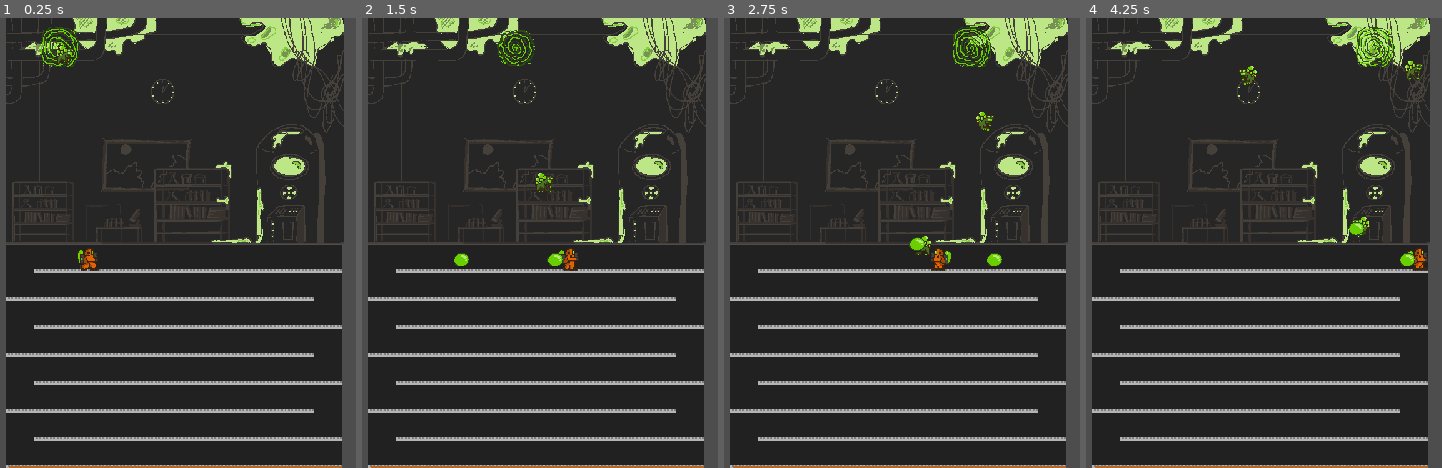
Above: before the commit, frames 1-4 (left to right).
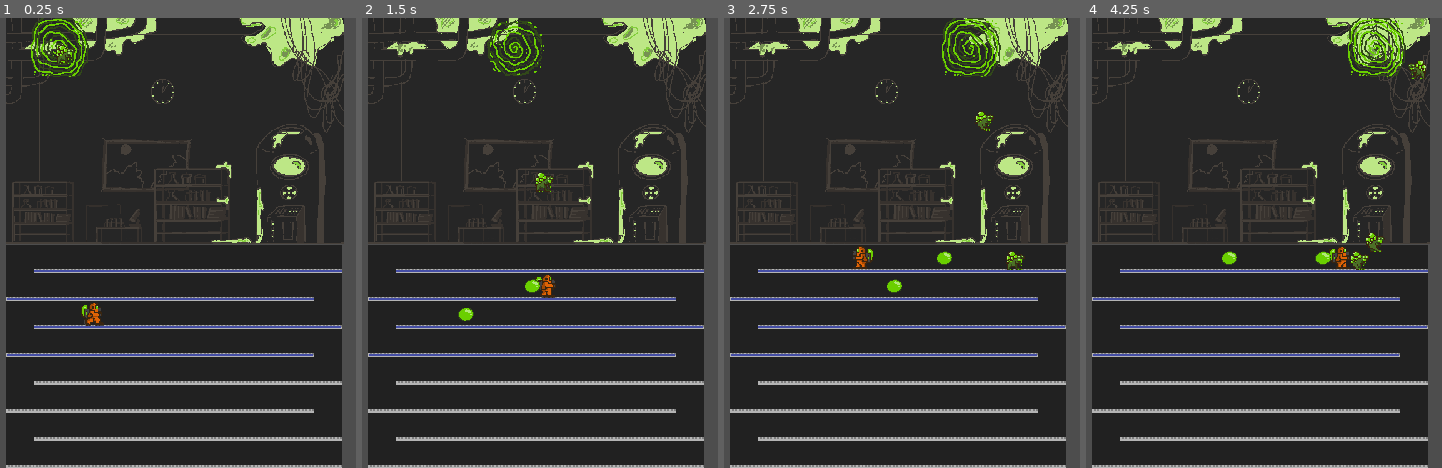
Above: after the commit, the same moments.

Repository: KrolPolski/Finnish-Game-Jam-2025
Game: Godot game, scene res://scenes/level_1.tscn
Same seed, same stepped clock (60 frames per second), same inputs: the game is played once before the commit and once after it.
Inputs:
- Up to frame 1 (0.25 s): no input
- Up to frame 2 (1.5 s): tap Enter at 0.5 s; hold D (move_right) from 0.53 s (still down); tap Space (drop_bubble) at 0.6, 1.35 s; tap W (climb_up) at 0.77 s
- Up to frame 3 (2.75 s): tap W (climb_up) at 1.52 s; release D (move_right) at 2.03 s; hold A (move_left) from 2.03 s (still down); tap Space (drop_bubble) at 2.1 s
- Up to frame 4 (4.25 s): release A (move_left) at 2.78 s; hold D (move_right) from 2.78 s (still down); tap Space (drop_bubble) at 2.85, 3.6 s; tap W (climb_up) at 3.02, 3.77 s

The runs differ from the first frame. In frame 1, 3.3% of the frame differs, in the area x 1-97%, y 0-100%; in frame 2, 3.5%; in frame 3, 4.0%; in frame 4, 4.3%.

Commit message:
Scoreing system started, portal size and speed fixed. Platform climbing fixed

Diff:
--- a/player_movement.gd
+++ b/player_movement.gd
@@ -45,6 +45,8 @@
 		instance.add_to_group("bubble")
 		main.add_child.call_deferred(instance)
 		$AnimatedSprite2D.play("player_shoot")
+		get_parent().get_node("Portal2").score -= 5
+		print(get_parent().get_node("Portal2").score)
 
 
 
--- a/scenes/area_2d.gd
+++ b/scenes/area_2d.gd
@@ -2,8 +2,9 @@
 
 
 @export var mob_scene: PackedScene
+@export var score = 0
 # Called when the node enters the scene tree for the first time.
-var SPEED = 2
+var SPEED = 1
 var canSpawn = true
 var mob_kill_list = null
 func _ready() -> void:
@@ -30,15 +31,16 @@
 func _physics_process(delta: float):
 	position.x += SPEED
 	if position.x >= 870:
-		SPEED -=2
+		SPEED -=1
 	if position.x <= 420:
-		SPEED +=2
+		SPEED +=1
 	if !canSpawn:
 		mob_kill_list = self.get_overlapping_bodies()
 	if (mob_kill_list):
 		for mob in mob_kill_list:
 			if mob.is_in_group("mob"):
 				mob.queue_free()
+				score += 100
 		mob_kill_list = null
 #func _on_area_entered(area: Area2D) -> void:
 	#print(area.name)
--- a/scenes/level_1.tscn
+++ b/scenes/level_1.tscn
@@ -1,24 +1,24 @@
 [gd_scene load_steps=35 format=4 uid="uid://clo6cylv8dslo"]
 
-[ext_resource type="Texture2D" uid="uid://dt1nj7g68opvd" path="res://assets/tilesets/level1_floor.png" id="1_qvcpk"]
-[ext_resource type="Texture2D" uid="uid://1jkauo3ttphr" path="res://assets/tilesets/level1_sky.png" id="2_xi0ms"]
+[ext_resource type="Texture2D" uid="uid://bmetur3enq5ta" path="res://assets/tilesets/level1_floor.png" id="1_qvcpk"]
+[ext_resource type="Texture2D" uid="uid://dihyvyn3nojjp" path="res://assets/tilesets/level1_sky.png" id="2_xi0ms"]
 [ext_resource type="Script" path="res://scenes/area_2d.gd" id="3_lbnyv"]
 [ext_resource type="PackedScene" uid="uid://cmfrpqlcr1vws" path="res://scenes/mob.tscn" id="4_mkim1"]
-[ext_resource type="Texture2D" uid="uid://dbuwcqmu0gx0i" path="res://assets/character_sprites/portal_sprite_1.png" id="5_2et8h"]
+[ext_resource type="Texture2D" uid="uid://cntogede18app" path="res://assets/character_sprites/portal_sprite_1.PNG" id="5_2et8h"]
 [ext_resource type="Script" path="res://player_movement.gd" id="6_dhlg7"]
-[ext_resource type="Texture2D" uid="uid://cmacqhlndod8a" path="res://assets/character_sprites/portal_sprite_2.png" id="7_asnly"]
-[ext_resource type="Texture2D" uid="uid://cl0kb31nuay68" path="res://assets/character_sprites/player_sprite_1.png" id="7_ayfcc"]
-[ext_resource type="Texture2D" uid="uid://duci0ua3wghax" path="res://assets/character_sprites/portal_sprite_3.png" id="8_5ae38"]
-[ext_resource type="Texture2D" uid="uid://cfnr0kgxx50q1" path="res://assets/character_sprites/portal_sprite_4.png" id="9_o4q1q"]
-[ext_resource type="Texture2D" uid="uid://s3cgmf20cj78" path="res://assets/character_sprites/portal_sprite_orange_1.png" id="10_eh26s"]
-[ext_resource type="Texture2D" uid="uid://bmeejg3s0dxe2" path="res://assets/character_sprites/portal_sprite_orange_2.png" id="11_sixkw"]
-[ext_resource type="Texture2D" uid="uid://bdisuabeutipt" path="res://assets/character_sprites/portal_sprite_orange_3.png" id="12_ji7kh"]
-[ext_resource type="Texture2D" uid="uid://dxkdnhlp27p0f" path="res://assets/character_sprites/player_sprite_2.png" id="12_lx1n1"]
-[ext_resource type="Texture2D" uid="uid://dng46w2qobh7x" path="res://assets/tilesets/background_light.png" id="12_qxyaj"]
-[ext_resource type="Texture2D" uid="uid://dvxpj0mcrehxg" path="res://assets/character_sprites/portal_sprite_orange_4.png" id="13_06o7i"]
-[ext_resource type="Texture2D" uid="uid://cxgf4ca15vibu" path="res://assets/character_sprites/player_sprite_3.png" id="13_mh742"]
-[ext_resource type="Texture2D" uid="uid://b7udvo4usfkrw" path="res://assets/character_sprites/player_sprite_4.png" id="14_jtbev"]
-[ext_resource type="Texture2D" uid="uid://b70rru1mwvv0g" path="res://assets/character_sprites/player_shoot.png" id="15_yk8us"]
+[ext_resource type="Texture2D" uid="uid://cyjdseumsoe3s" path="res://assets/character_sprites/portal_sprite_2.PNG" id="7_asnly"]
+[ext_resource type="Texture2D" uid="uid://fd2tnrtxhw80" path="res://assets/character_sprites/player_sprite_1.png" id="7_ayfcc"]
+[ext_resource type="Texture2D" uid="uid://bb03ujc00kj4n" path="res://assets/character_sprites/portal_sprite_3.PNG" id="8_5ae38"]
+[ext_resource type="Texture2D" uid="uid://c82qp0eyhpevo" path="res://assets/character_sprites/portal_sprite_4.PNG" id="9_o4q1q"]
+[ext_resource type="Texture2D" uid="uid://nhhprx8nrcuq" path="res://assets/character_sprites/portal_sprite_orange_1.png" id="10_eh26s"]
+[ext_resource type="Texture2D" uid="uid://bkuh3yms88xp4" path="res://assets/character_sprites/portal_sprite_orange_2.png" id="11_sixkw"]
+[ext_resource type="Texture2D" uid="uid://5merfvld5hsf" path="res://assets/character_sprites/portal_sprite_orange_3.png" id="12_ji7kh"]
+[ext_resource type="Texture2D" uid="uid://bdbdo6pc4gota" path="res://assets/character_sprites/player_sprite_2.png" id="12_lx1n1"]
+[ext_resource type="Texture2D" uid="uid://dbwrywrg0gum6" path="res://assets/tilesets/background_light.png" id="12_qxyaj"]
+[ext_resource type="Texture2D" uid="uid://cxi7jk0v57d1a" path="res://assets/character_sprites/portal_sprite_orange_4.png" id="13_06o7i"]
+[ext_resource type="Texture2D" uid="uid://bsvq77vpn5xku" path="res://assets/character_sprites/player_sprite_3.png" id="13_mh742"]
+[ext_resource type="Texture2D" uid="uid://cypi0ku4cwdne" path="res://assets/character_sprites/player_sprite_4.png" id="14_jtbev"]
+[ext_resource type="Texture2D" uid="uid://bvmue4b3j7ge8" path="res://assets/character_sprites/player_shoot.png" id="15_yk8us"]
 
 [sub_resource type="TileSetAtlasSource" id="TileSetAtlasSource_suouw"]
 texture = ExtResource("1_qvcpk")
@@ -78,7 +78,7 @@
 }]
 
 [sub_resource type="RectangleShape2D" id="RectangleShape2D_7p0mf"]
-size = Vector2(19.0126, 37.7793)
+size = Vector2(19.0126, 31.6811)
 
 [sub_resource type="SpriteFrames" id="SpriteFrames_mhqvf"]
 animations = [{
@@ -108,17 +108,17 @@
 "speed": 5.0
 }]
 
-[sub_resource type="CapsuleShape2D" id="CapsuleShape2D_00mx3"]
-radius = 9.36279
+[sub_resource type="RectangleShape2D" id="RectangleShape2D_psi11"]
+size = Vector2(21.3691, 31.3623)
 
 [sub_resource type="RectangleShape2D" id="RectangleShape2D_f417m"]
 size = Vector2(348.279, 47.1943)
 
 [sub_resource type="RectangleShape2D" id="RectangleShape2D_1nnb0"]
-size = Vector2(348.004, 141.243)
+size = Vector2(348.004, 179.318)
 
 [sub_resource type="RectangleShape2D" id="RectangleShape2D_crxav"]
-size = Vector2(347.628, 70.7914)
+size = Vector2(347.628, 98.322)
 
 [sub_resource type="RectangleShape2D" id="RectangleShape2D_1aje3"]
 size = Vector2(1415.79, 44)
@@ -153,6 +153,7 @@
 [node name="Portal2" type="Area2D" parent="."]
 top_level = true
 position = Vector2(419, 47)
+scale = Vector2(1.49919, 1.50061)
 script = ExtResource("3_lbnyv")
 mob_scene = ExtResource("4_mkim1")
 metadata/_edit_group_ = true
@@ -172,7 +173,7 @@
 autostart = true
 
 [node name="PortalTimer" type="Timer" parent="Portal2"]
-wait_time = 20.0
+wait_time = 10.0
 autostart = true
 
 [node name="AnimatedSprite2D" type="AnimatedSprite2D" parent="Portal2"]
@@ -185,7 +186,7 @@
 
 [node name="Player" type="CharacterBody2D" parent="."]
 top_level = true
-position = Vector2(498, 385)
+position = Vector2(505, 474)
 scale = Vector2(1.49528, 1.14788)
 collision_mask = 3
 script = ExtResource("6_dhlg7")
@@ -198,7 +199,7 @@
 [node name="player_area" type="Area2D" parent="Player"]
 
 [node name="CollisionShape2D" type="CollisionShape2D" parent="Player/player_area"]
-position = Vector2(-5.49368, -2.88965)
+position = Vector2(-5.49368, 0.159485)
 shape = SubResource("RectangleShape2D_7p0mf")
 
 [node name="AnimatedSprite2D" type="AnimatedSprite2D" parent="Player"]
@@ -208,10 +209,11 @@
 animation = &"player_shoot"
 
 [node name="CollisionShape2D" type="CollisionShape2D" parent="Player"]
-position = Vector2(-5.35018, -0.871171)
-shape = SubResource("CapsuleShape2D_00mx3")
+position = Vector2(-4.66565, 0.871307)
+shape = SubResource("RectangleShape2D_psi11")
 
 [node name="Platform" type="ColorRect" parent="."]
+top_level = true
 offset_left = 407.0
 offset_top = 403.0
 offset_right = 752.0
@@ -240,11 +242,12 @@
 position = Vector2(175, -54)
 
 [node name="CollisionShape2D" type="CollisionShape2D" parent="Platform/Over_platform" groups=["over_platform"]]
-position = Vector2(-1, 85.4629)
+position = Vector2(-1, 71.6982)
 shape = SubResource("RectangleShape2D_crxav")
 debug_color = Color(0.868578, 0.284712, 0.536521, 0.42)
 
 [node name="Platform2" type="ColorRect" parent="."]
+top_level = true
 offset_left = 364.0
 offset_top = 448.0
 offset_right = 709.0
@@ -276,6 +279,7 @@
 debug_color = Color(0.868578, 0.284712, 0.536521, 0.42)
 
 [node name="Platform3" type="ColorRect" parent="."]
+top_level = true
 offset_left = 406.0
 offset_top = 493.0
 offset_right = 751.0
@@ -295,7 +299,7 @@
 position = Vector2(177, 118)
 
 [node name="CollisionShape2D" type="CollisionShape2D" parent="Platform3/Under_platform" groups=["under_platform"]]
-position = Vector2(-2.00006, -17.7939)
+position = Vector2(-2.00003, 1.24316)
 scale = Vector2(1, 0.999999)
 shape = SubResource("RectangleShape2D_1nnb0")
 
@@ -308,6 +312,7 @@
 debug_color = Color(0.868578, 0.284712, 0.536521, 0.42)
 
 [node name="Platform4" type="ColorRect" parent="."]
+top_level = true
 offset_left = 363.0
 offset_top = 538.0
 offset_right = 708.0
@@ -437,7 +442,6 @@
 debug_color = Color(0.868578, 0.284712, 0.536521, 0.42)
 
 [node name="Floor" type="StaticBody2D" parent="."]
-top_level = true
 position = Vector2(659, 719)
 scale = Vector2(0.38, 0.051)
 metadata/_edit_group_ = true
